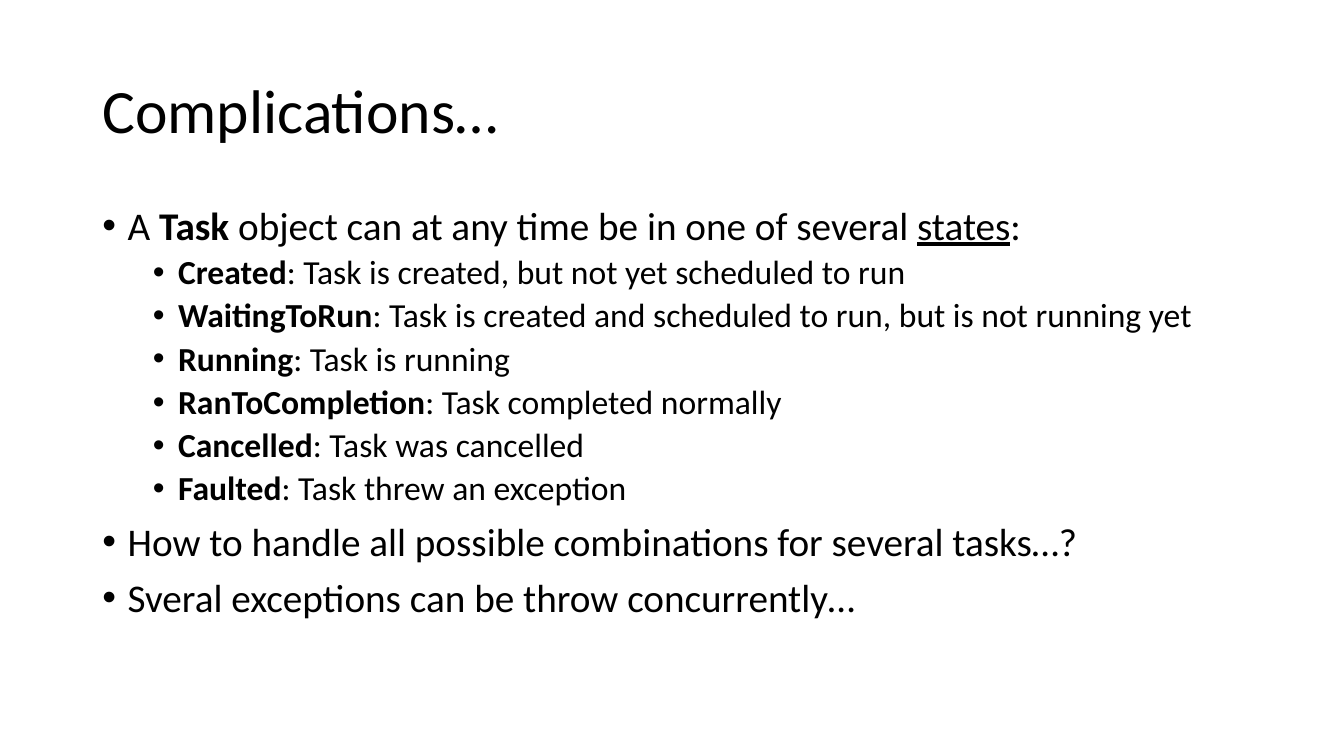
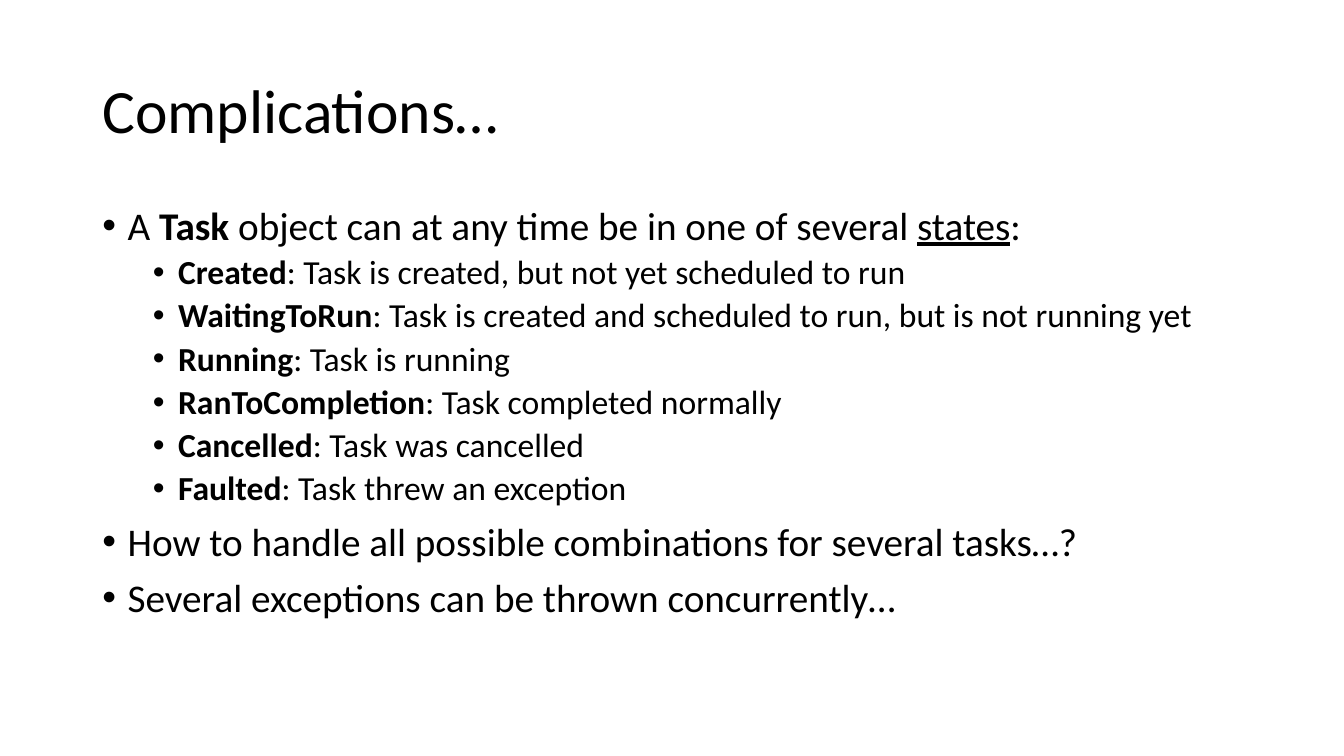
Before and after one commit to perl-easj/Teaching-materials, a slide deck: slide 31 of CSharpProgramming/Presentations/ProgPartIII/Tasks.pptx (slide 30 before the commit). Drawn at 1344x756 pixels with LibreOffice and Linux fonts; fonts in the diff are those of the drawing. Boxes give left, top, right and bottom in pixels: in the first picture for what was removed or moved away, otherwise in the second. Text is boxed around its words. In the diff, an @@ line names an element or a change of style, - is before the commit and + after.

```diff
--- a/CSharpProgramming/Presentations/ProgPartIII/Tasks.pptx
+++ b/CSharpProgramming/Presentations/ProgPartIII/Tasks.pptx
@@ text at (128, 584, 896, 619): text changed @@
-• Sveral exceptions can be throw concurrently…
+• Several exceptions can be thrown concurrently…
```
Also in this commit, not shown: 5 other slides changed, 1 slide added.
